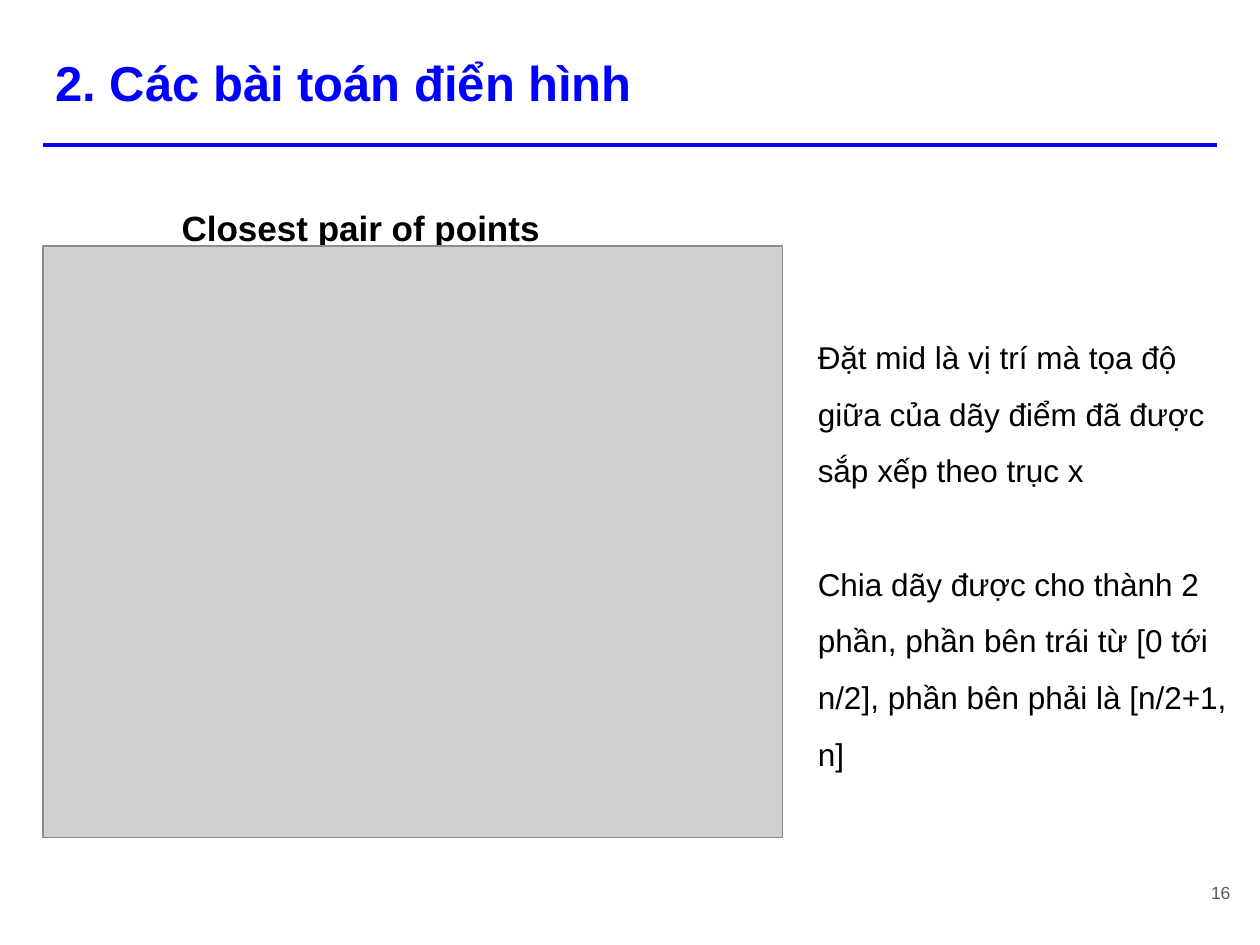
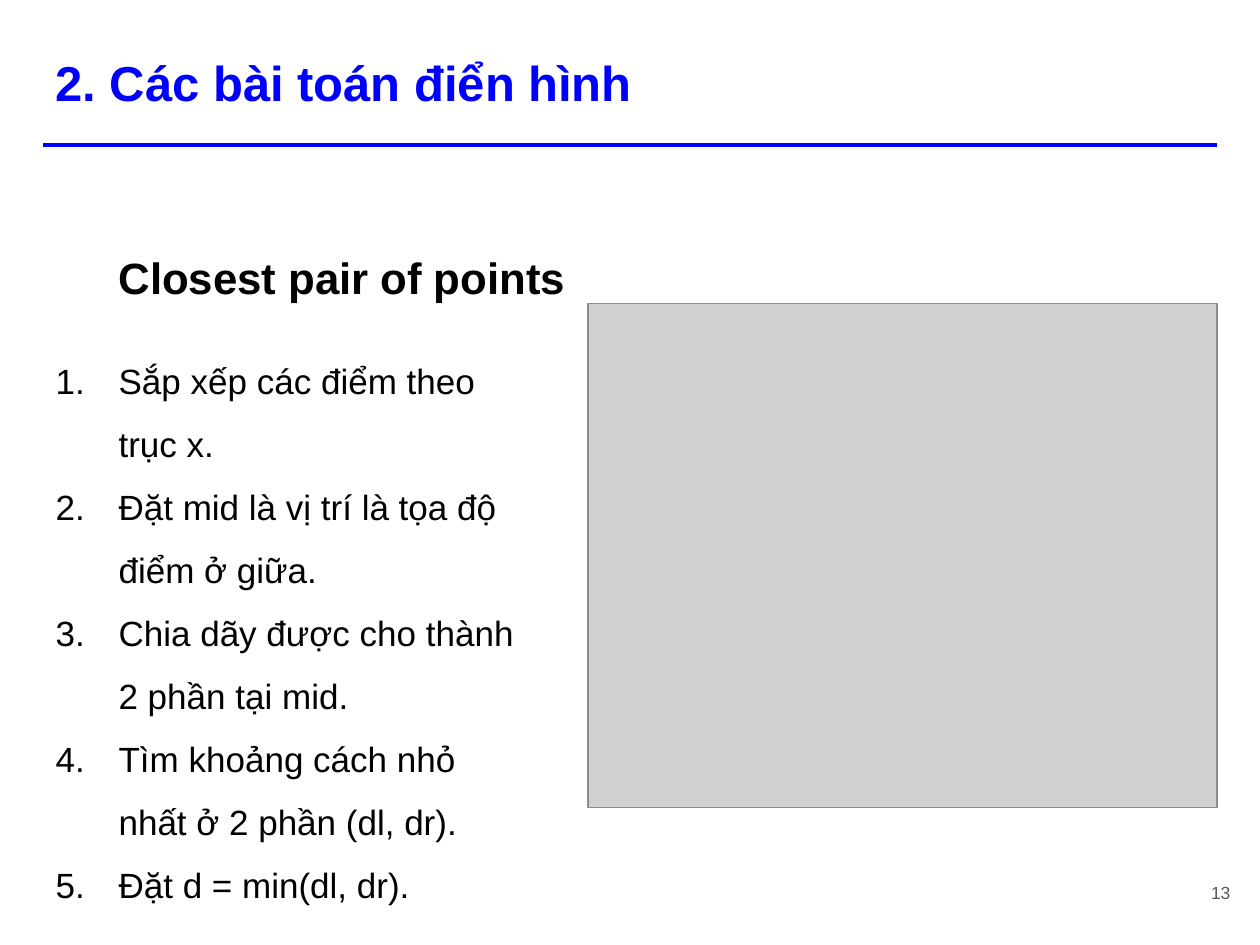
Before and after one commit to tiennvcs/CS112.L11.KHTN-DesignAnalysisAlgorithm, a slide deck: slide 13 of Seminar_DivideandConquer/[Seminar] Divide and Conquer.pptx (slide 16 before the commit). Drawn at 1260x945 pixels with LibreOffice and Linux fonts; fonts in the diff are those of the drawing; grey boxes stand for pictures. Boxes give left, top, right and bottom in pixels: in the first picture for what was removed or moved away, otherwise in the second. Text is boxed around its words. In the diff, an @@ line names an element or a change of style, - is before the commit and + after.

```diff
--- a/Seminar_DivideandConquer/[Seminar] Divide and Conquer.pptx
+++ b/Seminar_DivideandConquer/[Seminar] Divide and Conquer.pptx
@@ text "Closest pair of points": place and size @@
-text "Closest pair of points" at [182, 215, 539, 248]
+text "Closest pair of points" at [119, 262, 565, 303]
@@ text "Closest pair of points" at [119, 262, 565, 303]: size 20 to 25 pt; indent changed; more space between paragraphs @@
@@ picture removed at [43, 246, 782, 838] @@
@@ picture added at [588, 304, 1217, 808] @@
@@ text removed at [818, 345, 1226, 772] @@
-Đặt mid là vị trí mà tọa độ giữa của dãy điểm đã được sắp xếp theo trục x
-Chia dãy được cho thành 2 phần, phần bên trái từ [0 tới n/2], phần bên phải là [n/2+1, n]
@@ text added at [119, 366, 514, 905], 20 pt, text #000000 @@
+1. Sắp xếp các điểm theo trục x.
+2. Đặt mid là vị trí là tọa độ điểm ở giữa.
+3. Chia dãy được cho thành 2 phần tại mid.
+4. Tìm khoảng cách nhỏ nhất ở 2 phần (dl, dr).
+5. Đặt d = min(dl, dr).
@@ page number at [1211, 887, 1230, 899]: text changed @@
-16
+13
```
Also in this commit, not shown: 16 other slides changed, 1 slide added, 3 slides removed.
